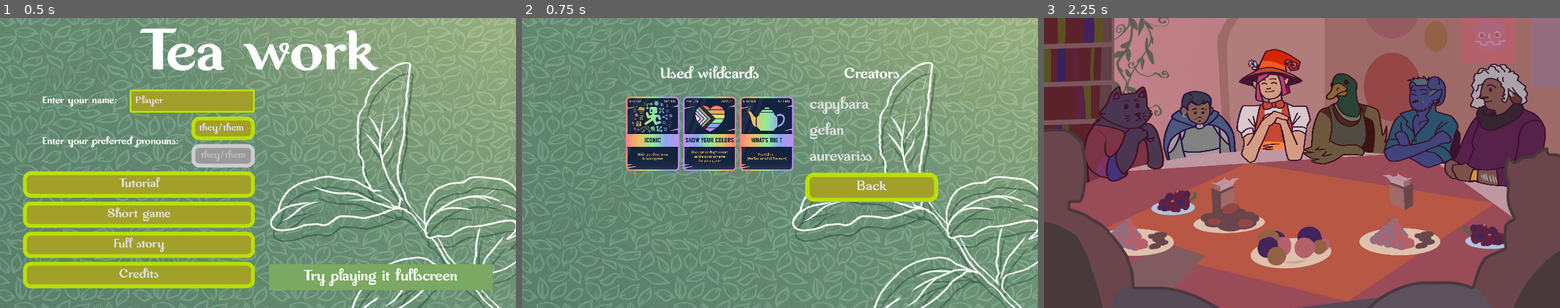
Above: before the commit, frames 1-3 (left to right).
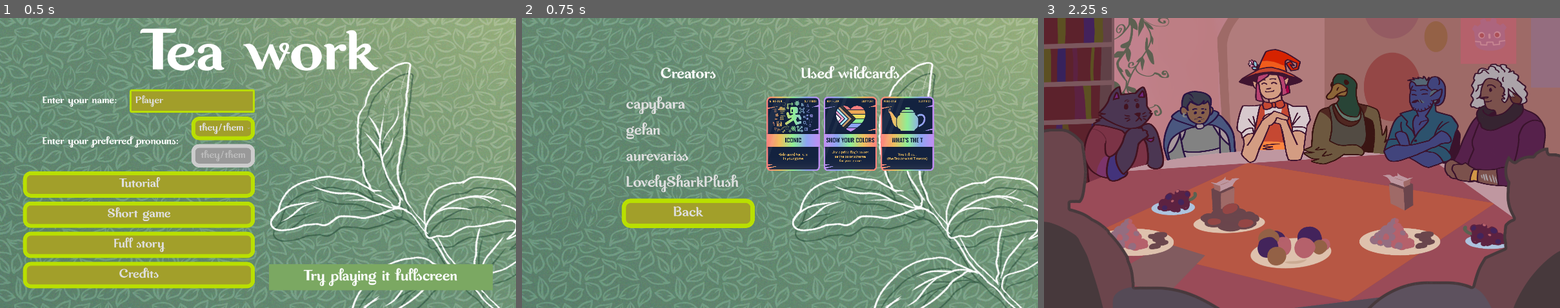
Above: after the commit, the same moments.

Repository: milana-94888u/tea-party
Game: Godot game, scene res://src/scenes/ui/main_menu.tscn
Same seed, same stepped clock (60 frames per second), same inputs: the game is played once before the commit and once after it.
Inputs:
- Up to frame 1 (0.5 s): no input
- Up to frame 2 (0.75 s): click "Credits" at 0.5 s
- Up to frame 3 (2.25 s): click "Back" at 1.25 s; click "Full story" at 2 s

Frame 1 is identical in both runs. In frame 2, 20% of the frame differs, in the area x 19-81%, y 16-73%; in frame 3, nothing differs.

Commit message:
extend credits

Diff:
--- a/src/scenes/ui/credits.tscn
+++ b/src/scenes/ui/credits.tscn
@@ -34,20 +34,6 @@
 grow_vertical = 2
 theme_override_constants/separation = 60
 
-[node name="Wildcards" type="VBoxContainer" parent="HBoxContainer"]
-layout_mode = 2
-
-[node name="Label" type="Label" parent="HBoxContainer/Wildcards"]
-layout_mode = 2
-theme_type_variation = &"HeaderLarge"
-text = "Used wildcards"
-
-[node name="TextureRect" type="TextureRect" parent="HBoxContainer/Wildcards"]
-layout_mode = 2
-texture = ExtResource("3_yitho")
-expand_mode = 4
-stretch_mode = 4
-
 [node name="Creators" type="VBoxContainer" parent="HBoxContainer"]
 layout_mode = 2
 
@@ -77,10 +63,31 @@
 underline = 1
 uri = "https://aurevariss.itch.io/"
 
+[node name="LovelySharkPlush" type="LinkButton" parent="HBoxContainer/Creators"]
+layout_mode = 2
+theme_override_font_sizes/font_size = 64
+text = "LovelySharkPlush"
+underline = 1
+uri = "https://lovelysharkplush.itch.io/"
+
 [node name="BackButton" type="Button" parent="HBoxContainer/Creators"]
 unique_name_in_owner = true
 layout_mode = 2
 mouse_default_cursor_shape = 2
 text = "Back"
 
+[node name="Wildcards" type="VBoxContainer" parent="HBoxContainer"]
+layout_mode = 2
+
+[node name="Label" type="Label" parent="HBoxContainer/Wildcards"]
+layout_mode = 2
+theme_type_variation = &"HeaderLarge"
+text = "Used wildcards"
+
+[node name="TextureRect" type="TextureRect" parent="HBoxContainer/Wildcards"]
+layout_mode = 2
+texture = ExtResource("3_yitho")
+expand_mode = 4
+stretch_mode = 4
+
 [connection signal="pressed" from="HBoxContainer/Creators/BackButton" to="." method="_on_back_button_pressed"]
